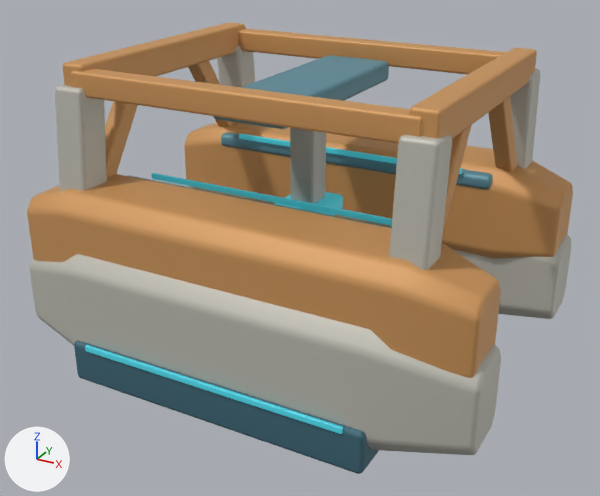
A saved change to the glTF model space-battleship/assets/planets/facilities_v6/equipment.glb.
Rendered twice from a 50 mm camera at (1.96, -3.64, 2.14) aimed at (0.01, -0.1, 0.37). The axes (+X, +Y, +Z) are drawn at lower left. The lights are the same throughout. The first picture is the older version. Where no turn or scale is listed for an object, it has been applied to the vertices.

Objects in the first picture: 'Continuous dark lower course', 'Continuous manufacturing side girder', 'Continuous manufacturing side girder.001', 'Inclined portal load leg', 'Inclined portal load leg.002', 'Longitudinal portal tension beam', 'Longitudinal portal tension beam.001', 'Open portal overhead truss', 'Open portal overhead truss.001', 'Shared-ring pressure haunch', 'Shared-ring pressure haunch.001', 'Sliding bridge', 'Triangulated open portal brace', 'Triangulated open portal brace.001', 'Triangulated open portal brace.002', 'Triangulated open portal brace.003' and 9 more.
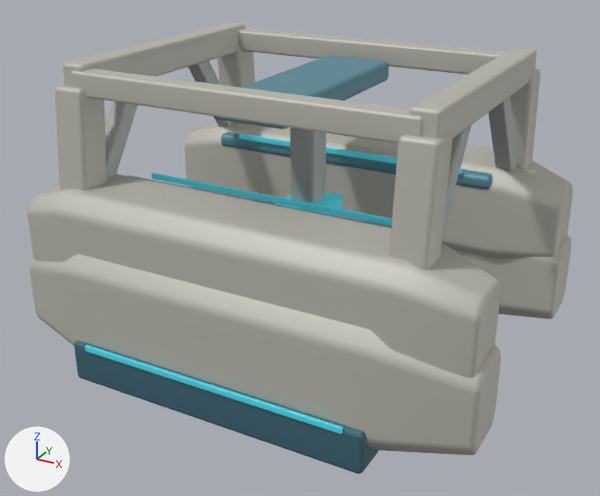
Location of each change, [x1, y1, x2, y2] in pixels of the pictures (600 x 496 px):
'Continuous manufacturing side girder', recoloured (orange to light grey)
    both: [27, 174, 501, 378]
'Continuous manufacturing side girder.001', recoloured (orange to light grey)
    both: [184, 122, 573, 259]
'Longitudinal portal tension beam', recoloured (orange to light grey)
    both: [71, 69, 423, 144]
'Longitudinal portal tension beam.001', recoloured (orange to light grey)
    both: [238, 28, 506, 75]
'Open portal overhead truss.001', recoloured (orange to light grey)
    both: [409, 48, 537, 139]
'Open portal overhead truss', recoloured (orange to light grey)
    both: [63, 22, 245, 86]
'Triangulated open portal brace.003', recoloured (orange to grey)
    both: [488, 97, 517, 172]
'Triangulated open portal brace', recoloured (orange to grey)
    both: [105, 101, 138, 177]
'Triangulated open portal brace.002', recoloured (orange to grey)
    both: [442, 125, 472, 236]
'Triangulated open portal brace.001', recoloured (orange to grey)
    both: [188, 61, 236, 126]

The change in detail:
me_continuous_manufacturing_side_girder has 160 vertices, 316 faces and spans x -1.2..1.2, y -0.92..-0.44, z 0.23..0.77.
me_continuous_manufacturing_side_girder no longer uses material mat_v6_work (orange #d0995d).
me_continuous_manufacturing_side_girder gains material mat_v6_armor (light grey #c2c0b6).
me_continuous_manufacturing_side_girder_001 has 160 vertices, 316 faces and spans x -1.2..1.2, y 0.44..0.92, z 0.23..0.77.
me_continuous_manufacturing_side_girder_001 no longer uses material mat_v6_work (orange #d0995d).
me_continuous_manufacturing_side_girder_001 gains material mat_v6_armor (light grey #c2c0b6).
me_cube_006 has 56 vertices, 108 faces and spans x -0.88..0.88, y -0.05..0.05, z -0.06..0.06.
me_cube_006 no longer uses material mat_v6_work (orange #d0995d).
me_cube_006 gains material mat_v6_armor (light grey #c2c0b6).
me_cube_009 has 56 vertices, 108 faces and spans x -0.88..0.88, y -0.05..0.05, z -0.06..0.06.
me_cube_009 no longer uses material mat_v6_work (orange #d0995d).
me_cube_009 gains material mat_v6_armor (light grey #c2c0b6).
me_cube_014 has 56 vertices, 108 faces and spans x -0.065..0.065, y -0.72..0.72, z -0.08..0.08.
me_cube_014 no longer uses material mat_v6_work (orange #d0995d).
me_cube_014 gains material mat_v6_armor (light grey #c2c0b6).
me_cube_019 has 56 vertices, 108 faces and spans x -0.065..0.065, y -0.72..0.72, z -0.08..0.08.
me_cube_019 no longer uses material mat_v6_work (orange #d0995d).
me_cube_019 gains material mat_v6_armor (light grey #c2c0b6).
me_cube_011 has 56 vertices, 108 faces and spans x -0.045..0.045, y -0.276..0.276, z -0.378..0.378.
me_cube_011 no longer uses material mat_v6_work (orange #d0995d).
me_cube_011 gains material mat_v6_edge (grey #afb3ad).
me_cube_013 has 56 vertices, 108 faces and spans x -0.045..0.045, y -0.276..0.276, z -0.378..0.378.
me_cube_013 no longer uses material mat_v6_work (orange #d0995d).
me_cube_013 gains material mat_v6_edge (grey #afb3ad).
me_cube_016 has 56 vertices, 108 faces and spans x -0.045..0.045, y -0.276..0.276, z -0.378..0.378.
me_cube_016 no longer uses material mat_v6_work (orange #d0995d).
me_cube_016 gains material mat_v6_edge (grey #afb3ad).
me_cube_018 has 56 vertices, 108 faces and spans x -0.045..0.045, y -0.276..0.276, z -0.378..0.378.
me_cube_018 no longer uses material mat_v6_work (orange #d0995d).
me_cube_018 gains material mat_v6_edge (grey #afb3ad).
